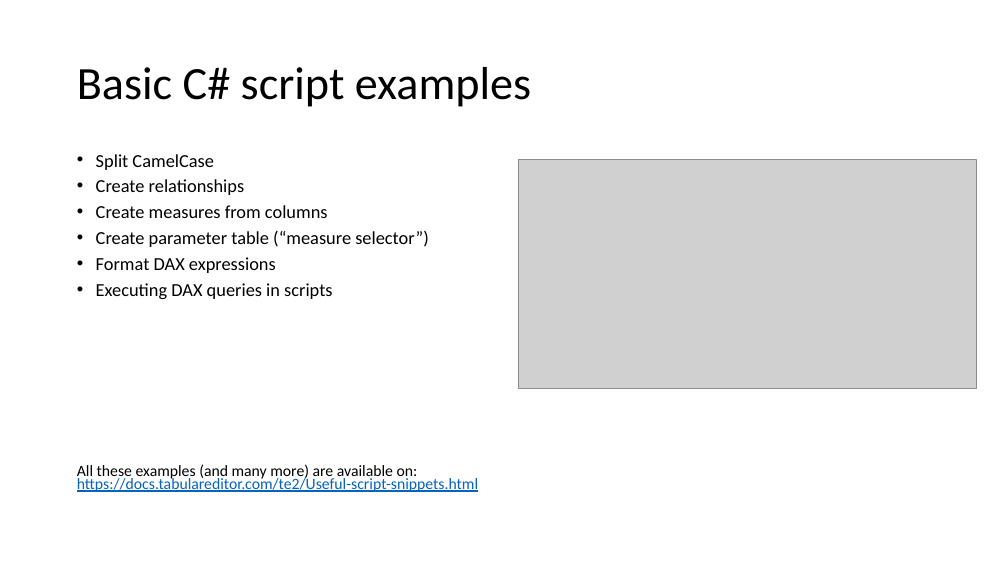
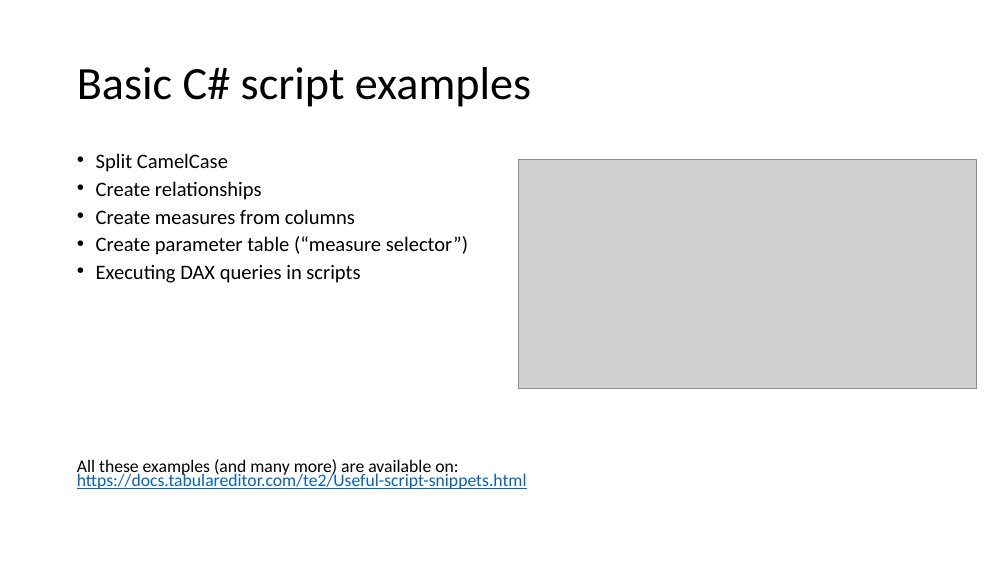
Before and after one commit to otykier/training, a slide deck: slide 4 of Singapore UG 2025/Tabular Editor scripting magic/Tabular Editor Scripting Magic.pptx. Drawn at 1008x567 pixels with LibreOffice and Linux fonts; fonts in the diff are those of the drawing; grey boxes stand for pictures. Boxes give left, top, right and bottom in pixels: in the first picture for what was removed or moved away, otherwise in the second. Text is boxed around its words. In the diff, an @@ line names an element or a change of style, - is before the commit and + after.

```diff
--- a/Singapore UG 2025/Tabular Editor scripting magic/Tabular Editor Scripting Magic.pptx
+++ b/Singapore UG 2025/Tabular Editor scripting magic/Tabular Editor Scripting Magic.pptx
@@ text "Split CamelCase" at [77, 153, 527, 489]: size 17.5 to 19.6 pt in "Split CamelCase", "Create relationships", "Create measures from columns", "Create parameter table (“measure selector”)" and 1 more places; size 15 to 16.8 pt in "All these examples (and many more) are ..." @@
@@ text at [96, 257, 276, 273]: paragraph removed @@
-• Format DAX expressions
```
Also in this commit, not shown: 2 other slides changed, 6 other files.
